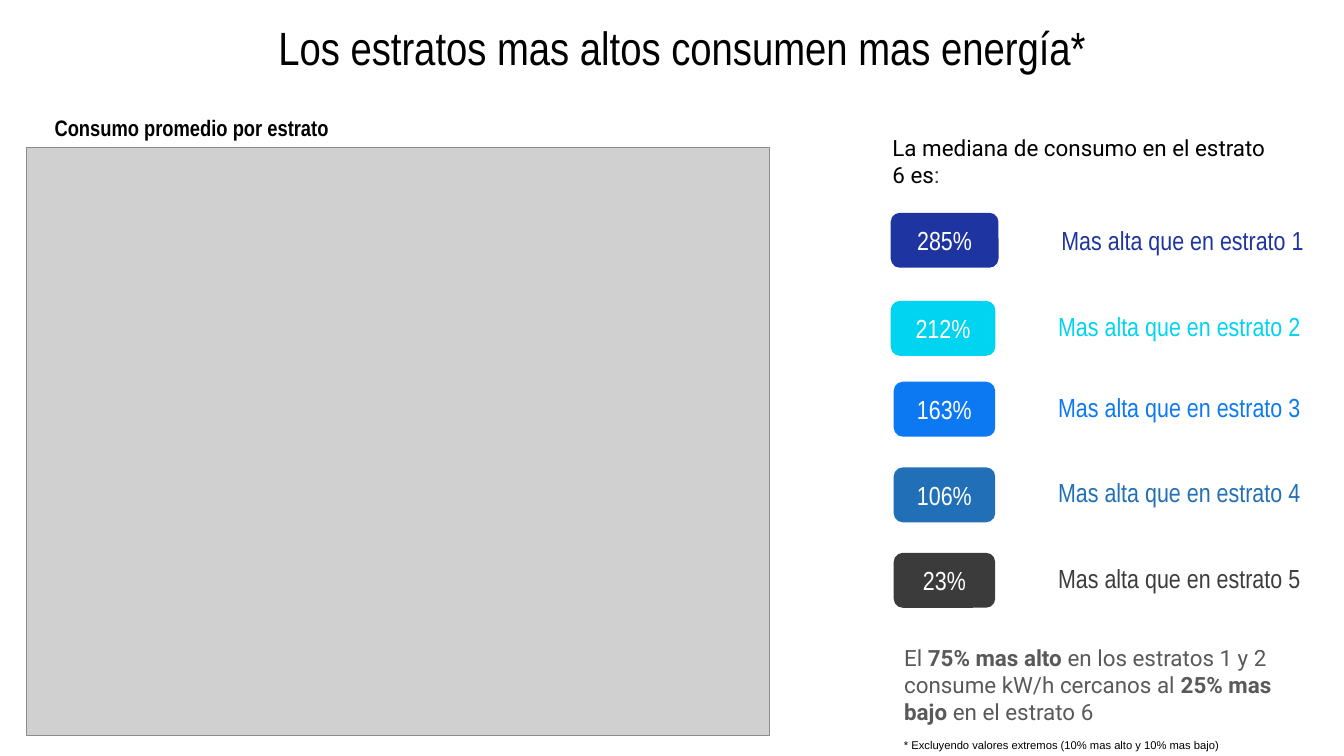
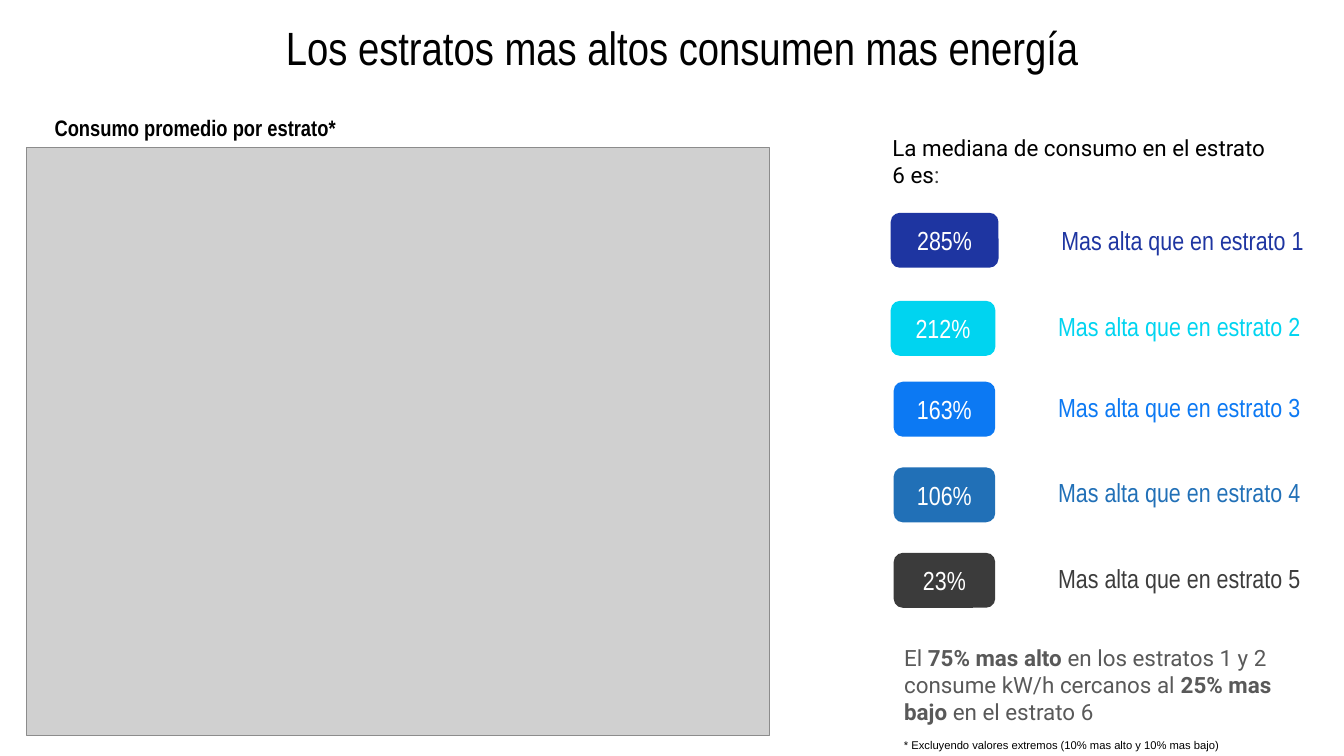
Before and after one commit to jtabordaj/research_eslatina, a slide deck: slide 9 of reporte_estadistico/presentacion/presentation.pptx (slide 5 before the commit). Drawn at 1344x756 pixels with LibreOffice and Linux fonts; fonts in the diff are those of the drawing; grey boxes stand for pictures. Boxes give left, top, right and bottom in pixels: in the first picture for what was removed or moved away, otherwise in the second. Text is boxed around its words. In the diff, an @@ line names an element or a change of style, - is before the commit and + after.

```diff
--- a/reporte_estadistico/presentacion/presentation.pptx
+++ b/reporte_estadistico/presentacion/presentation.pptx
@@ title at (286, 30, 1079, 75): text changed @@
-Los estratos mas altos consumen mas energía*
+Los estratos mas altos consumen mas energía
@@ text at (55, 119, 335, 141): text changed @@
-Consumo promedio por estrato
+Consumo promedio por estrato*
```
Also in this commit, not shown: 5 other slides changed, 5 slides added, 7 other files.
